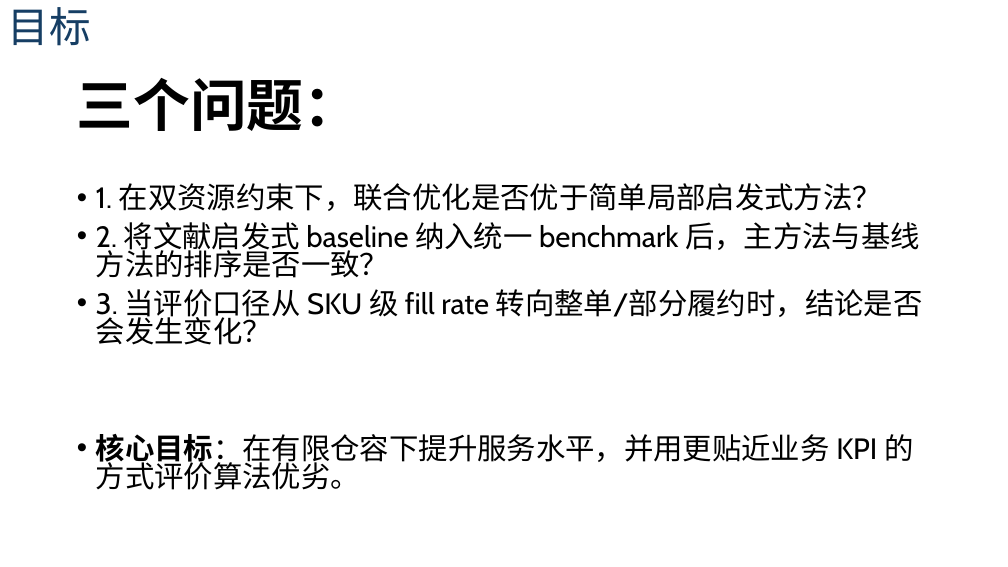
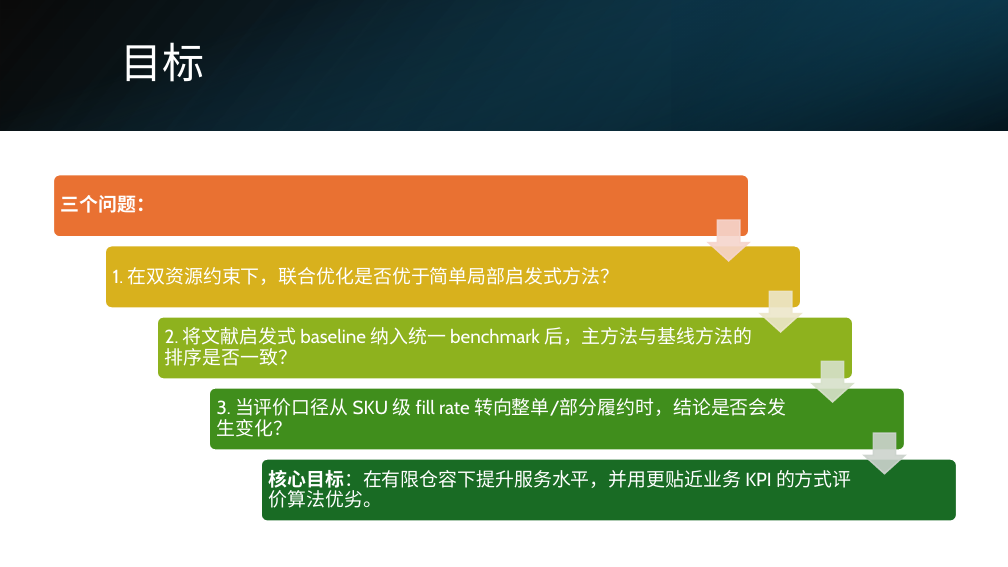
Before and after one commit to MartinWANGMUTIAN/OR_tools, a slide deck: slide 3 of Presentation1.pptx. Drawn at 1008x567 pixels with LibreOffice and Linux fonts; fonts in the diff are those of the drawing. Boxes give left, top, right and bottom in pixels: in the first picture for what was removed or moved away, otherwise in the second. Text is boxed around its words. In the diff, an @@ line names an element or a change of style, - is before the commit and + after.

```diff
--- a/Presentation1.pptx
+++ b/Presentation1.pptx
@@ rectangle added at (0, 0, 1008, 130), fill gradient #000000 to #104862 @@
@@ rectangle added at (0, 0, 1008, 130), fill gradient #156082 to #000000 @@
@@ title "目标": place and size @@
-title "目标" at (8, 7, 91, 46)
+title "目标" at (121, 42, 205, 82)
@@ title "目标" at (121, 42, 205, 82): size 39.6 to 40 pt, text colour #163E64 to #FFFFFF @@
@@ rectangle added at (672, 0, 1008, 130), fill gradient #0B3041 to #156082 @@
@@ text removed at (77, 78, 923, 490) @@
-三个问题：
-• 1. 在双资源约束下，联合优化是否优于简单局部启发式方法？
-• 2. 将文献启发式 baseline 纳入统一 benchmark 后，主方法与基线方法的排序是否一致？
-• 3. 当评价口径从 SKU 级 fill rate 转向整单/部分履约时，结论是否会发生变化？
-• 核心目标：在有限仓容下提升服务水平，并用更贴近业务 KPI 的方式评价算法优劣。
@@ group added at (53, 175, 957, 522): 5 rounded rectangles, 5 texts, 4 down arrows @@
+三个问题：
+1. 在双资源约束下，联合优化是否优于简单局部启发式方法？
+2. 将文献启发式 baseline 纳入统一 benchmark 后，主方法与基线方法的排序是否一致？
+3. 当评价口径从 SKU 级 fill rate 转向整单/部分履约时，结论是否会发生变化？
+核心目标：在有限仓容下提升服务水平，并用更贴近业务 KPI 的方式评价算法优劣。
```
Also in this commit, not shown: 2 other slides changed, 1 slide added, 1 other file.
